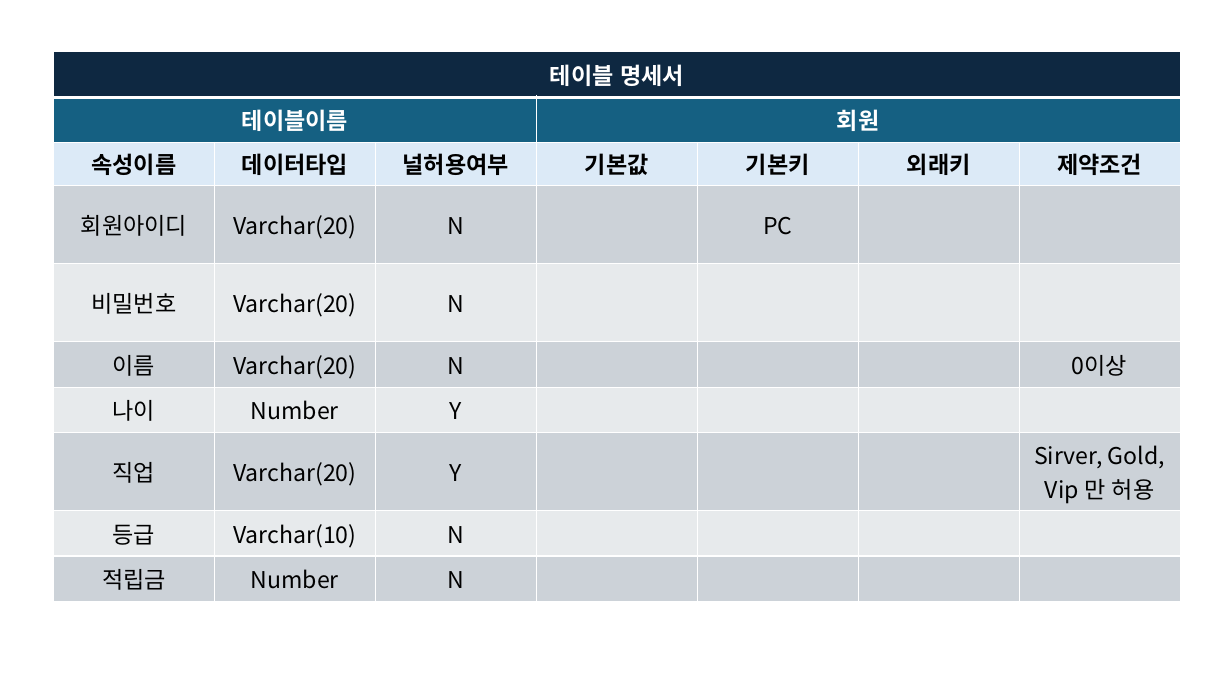
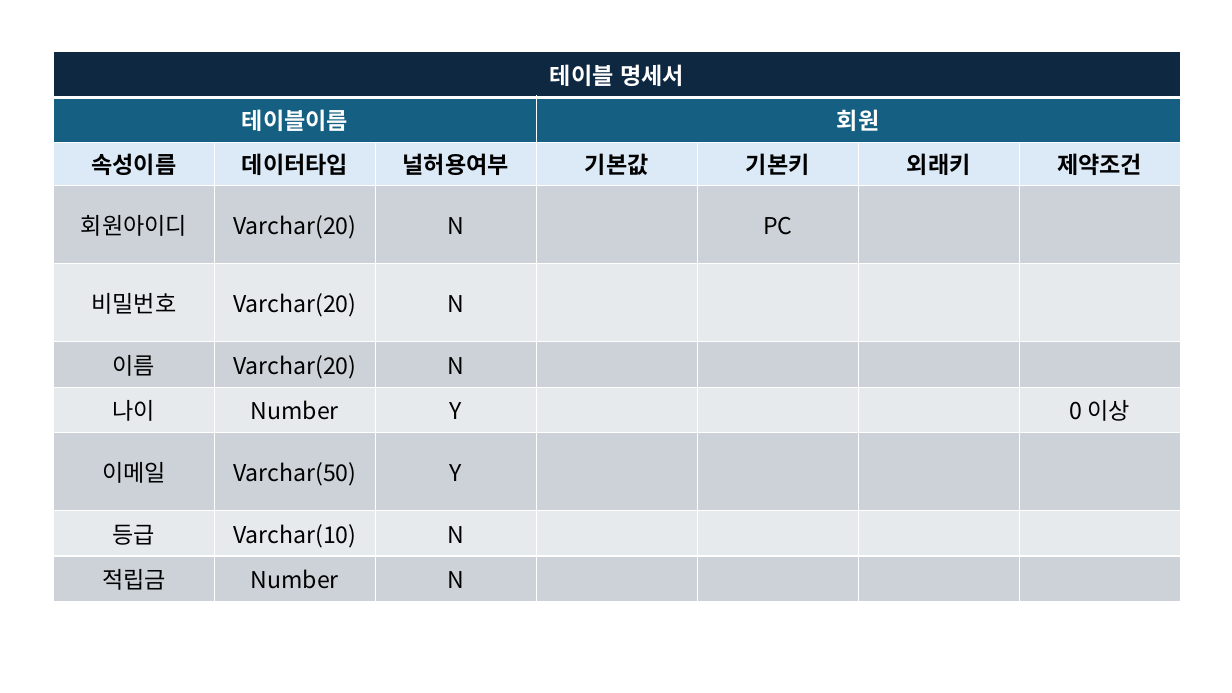
Before and after one commit to idsdk/DB_2025-2, a slide deck: slide 1 of 테이블명세서.pptx. Drawn at 1232x693 pixels with LibreOffice and Linux fonts; fonts in the diff are those of the drawing. Boxes give left, top, right and bottom in pixels: in the first picture for what was removed or moved away, otherwise in the second. Text is boxed around its words. In the diff, an @@ line names an element or a change of style, - is before the commit and + after.

```diff
--- a/테이블명세서.pptx
+++ b/테이블명세서.pptx
@@ table at box(54, 52, 1179, 601) @@
-row 6, column 7: 0이상
+row 6, column 7: 
-row 7, column 7: 
+row 7, column 7: 0 이상
-row 8: 직업 | Varchar(20) | Y |  |  |  | Sirver, Gold, Vip 만 허용
+row 8: 이메일 | Varchar(50) | Y |  |  |  | 
```
Also in this commit, not shown: 4 other slides changed.
